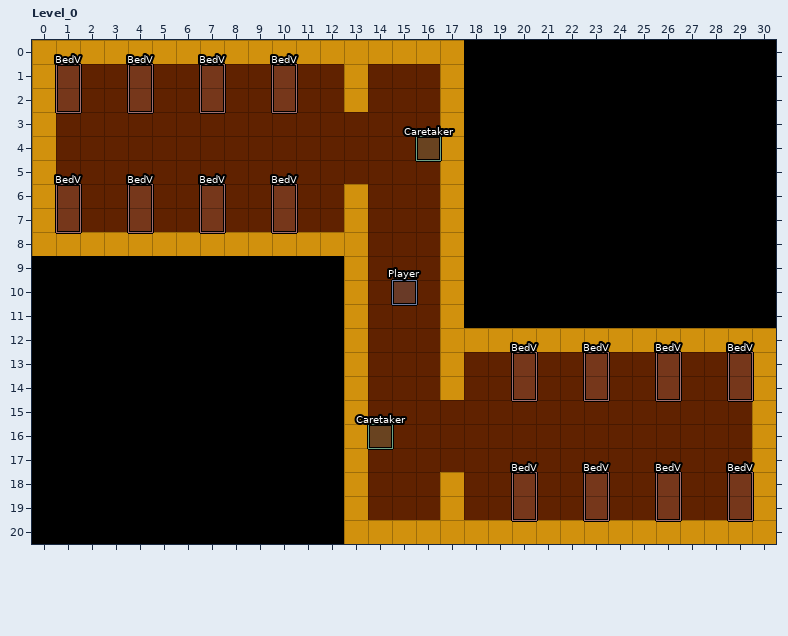
LDtk project -- Assets/Levels/Levels.ldtk. Above: the version before the commit.
Cells are 16x16 px. Shown: Level_0 x 0..30, y 0..20.
And afterwards:
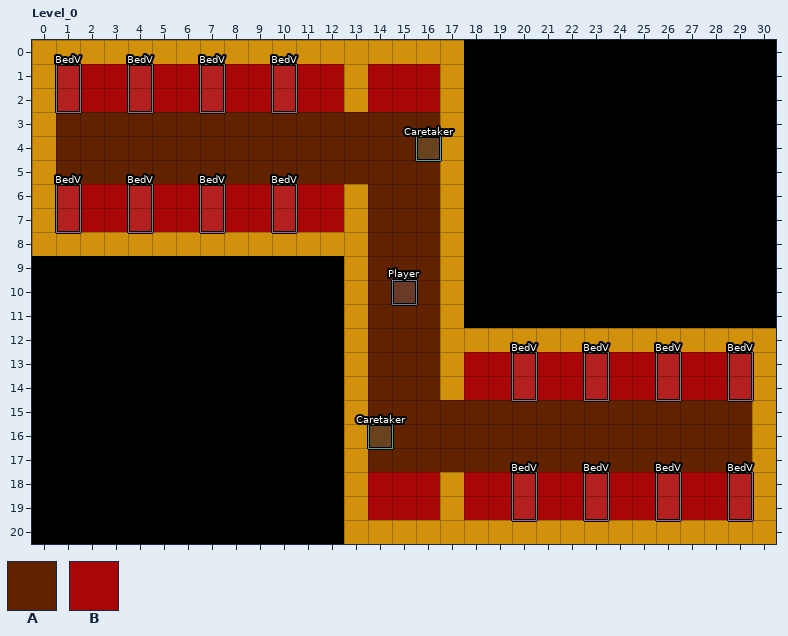
Key: from "Walls": A 1 "Hall", B 4 "PathfindingBlocker".
_ is an empty cell, . an unchanged one.
What changed:
--- layer "Walls"
@@ x 1..16 @@
- 1 AAAAAAAAAAAA.AAA
- 2 AAAAAAAAAAAA.AAA
+ 1 BBBBBBBBBBBB.BBB
+ 2 BBBBBBBBBBBB.BBB
@@ x 1..12 @@
- 6 AAAAAAAAAAAA
- 7 AAAAAAAAAAAA
+ 6 BBBBBBBBBBBB
+ 7 BBBBBBBBBBBB
@@ x 18..29 @@
-13 AAAAAAAAAAAA
-14 AAAAAAAAAAAA
+13 BBBBBBBBBBBB
+14 BBBBBBBBBBBB
@@ x 14..29 @@
-18 AAA.AAAAAAAAAAAA
-19 AAA.AAAAAAAAAAAA
+18 BBB.BBBBBBBBBBBB
+19 BBB.BBBBBBBBBBBB
Boxes around the changes in both pictures, in picture pixels (x1, y1, x2, y2):
changed: (58, 64, 344, 112)
changed: (368, 64, 440, 112)
changed: (58, 184, 344, 232)
changed: (464, 352, 751, 400)
changed: (368, 472, 440, 520)
changed: (464, 472, 751, 520)
